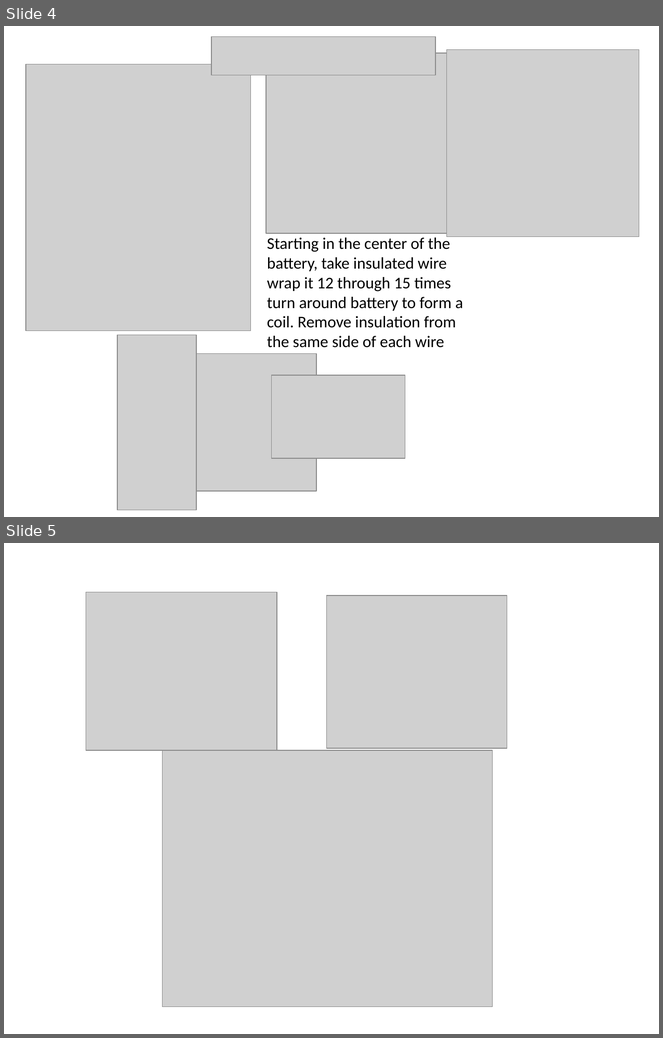
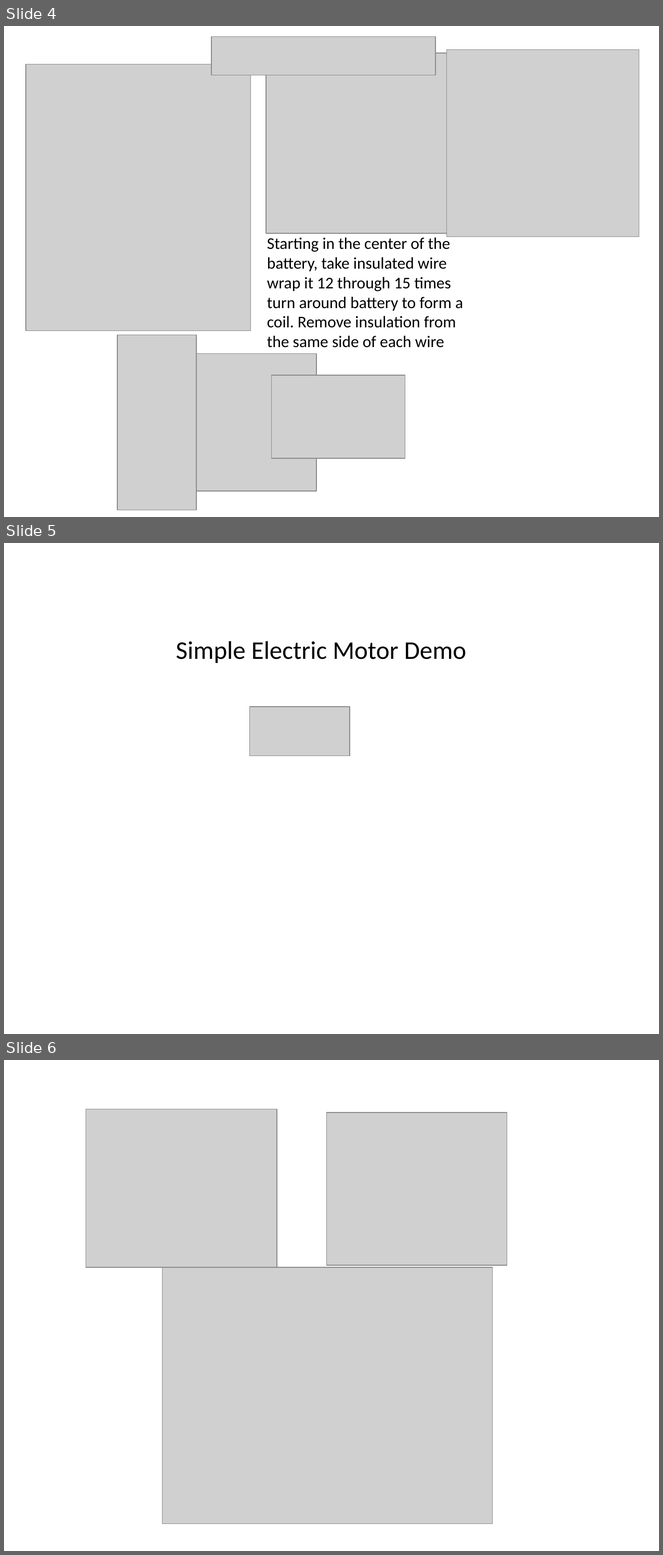
Before and after one commit to mlshaunw/SDMF-Project, a slide deck: My-Linh Lam Weatherford’s EDU Projects - Copy.pptx. Shown one above the other, each under a label of ours: slides 4 and 5 before the commit, slides 4, 5 and 6 after it. The pictures are 663x1038 and 663x1555 pixels, drawn with LibreOffice and Linux fonts; fonts in the diff are those of the drawing; grey boxes stand for pictures. Boxes give left, top, right and bottom in pixels: in the first picture for what was removed or moved away, otherwise in the second. Text is boxed around its words. In the diff, an @@ line names an element or a change of style, - is before the commit and + after.

```diff
--- a/My-Linh Lam Weatherford’s EDU Projects - Copy.pptx
+++ b/My-Linh Lam Weatherford’s EDU Projects - Copy.pptx
@@ slide 5 added at (4, 543, 659, 1034), background #FFFFFF @@
@@ text added at (176, 641, 466, 663), 28 pt, text #000000 @@
+Simple Electric Motor Demo
@@ picture added at (249, 707, 350, 756) @@
@@ what was slide 5 is now slide 6 @@
```
